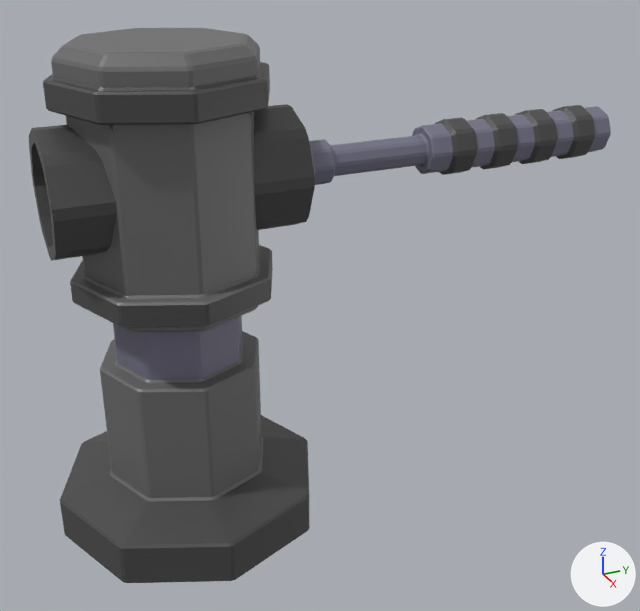
Renders of the glTF model graphics/enemies/turret.glb from each side of a commit.
The view is the same before and after, from a 50 mm camera at (3.8, -0.97, 3.1) aimed at (0.01, 0.74, 1.2). Lighting does not change. The marker at lower right points along +X, +Y and +Z. Vertices at the same position are counted once.

The first picture shows 'Body', 'Cannon'.
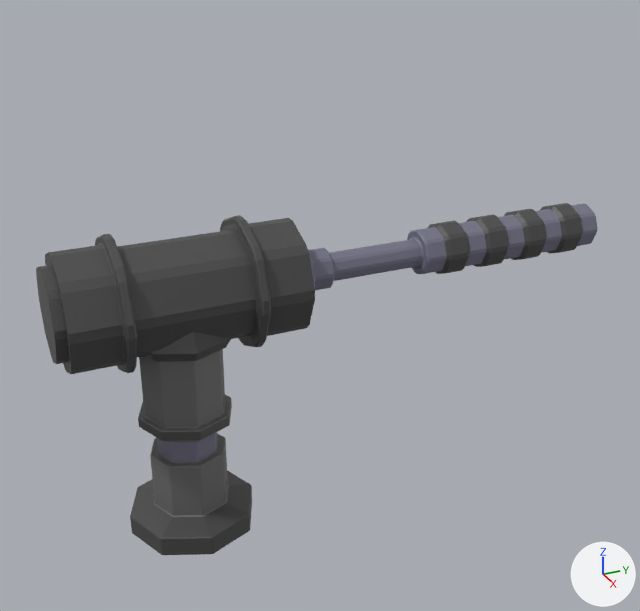
The edits, one by one:
me_cylinder is used by ob_cannon; location (0.0, 0.0, 1.954).
me_cylinder had 616 vertices, 1228 faces and spanned x -0.28..0.29, y -0.56..2.41, z -0.29..0.29.
me_cylinder now has 872 vertices, 1740 faces and spans x -0.33..0.33, y -0.61..2.41, z -0.33..0.33.
me_cylinder part 1: 16 vertices moved from x -0.23..0.23, y -0.47, z -0.23..0.23 to x -0.23..0.23, y -0.61, z -0.23..0.23; 256 vertices added at x -0.33..0.33, y -0.33..0.36, z -0.33..0.33.
me_cylinder_001 is used by ob_body; location (0.0, 0.0, 0.0).
me_cylinder_001 had 632 vertices, 1244 faces and spanned x -0.66..0.66, y -0.66..0.66, z 0.19..2.57.
me_cylinder_001 now has 560 vertices, 1100 faces and spans x -0.66..0.66, y -0.66..0.66, z 0.19..2.91.
Part 2, on me_cylinder_001:
112 vertices are removed from x -0.49..0.49, y -0.49..0.49, z 2.43..2.57.
248 faces are deleted.
8 vertices move from x -0.49..0.33, y -0.49..0.49, z 2.43..2.44 to x -0.55..0.38, y -0.55..0.4, z 2.43..2.74.
40 vertices are added at x -0.55..0.55, y -0.55..0.55, z 2.43..2.91.
104 new faces join them, mat_metal_001 (dark grey #494949).
Object 'Cannon' (ob_cannon) moves from (0.0, 0.0, 1.954) to (0.0, 0.0, 1.403).
Object 'Body' (ob_body) is rescaled from (1.0, 1.0, 1.0) to (0.5, 0.5, 0.5).

Where the change shows, as pixel boxes (x1, y1, x2, y2) in the pictures (640 x 611 px):
'Body', reshaped, rescaled: before (43, 28, 310, 583); after (130, 332, 252, 555)
'Cannon', reshaped, moved (9% taller): before (29, 104, 611, 261); after (36, 203, 597, 374)
part 1 of me_cylinder, built on: before (31, 143, 53, 248); after (36, 215, 315, 374)
part 2 of me_cylinder_001, cut back: before (43, 28, 269, 123); after (145, 332, 232, 361)
